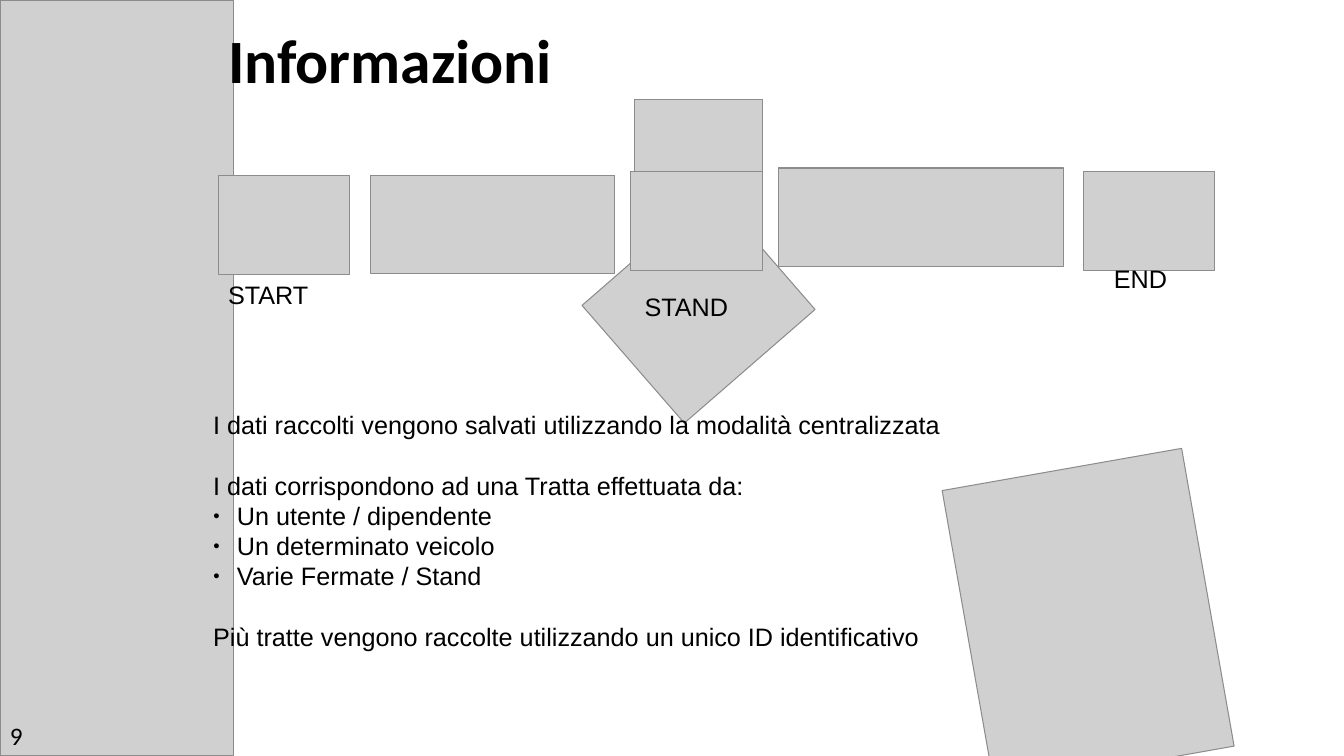
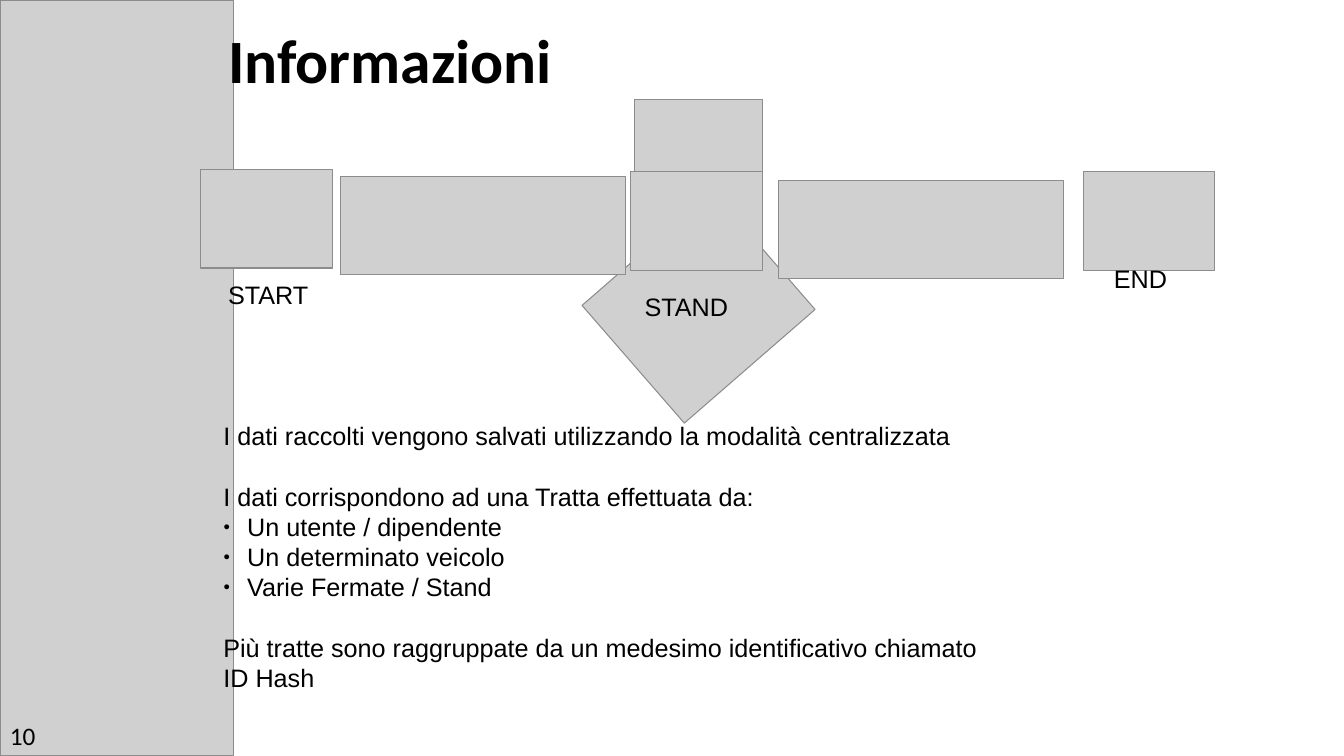
Before and after one commit to MrSecret35/Tesi_Triennale_Blockchain, a slide deck: slide 10 of presentazione_laurea/Presentazione_Laurea.pptx (slide 9 before the commit). Drawn at 1344x756 pixels with LibreOffice and Linux fonts; fonts in the diff are those of the drawing; grey boxes stand for pictures. Boxes give left, top, right and bottom in pixels: in the first picture for what was removed or moved away, otherwise in the second. Text is boxed around its words. In the diff, an @@ line names an element or a change of style, - is before the commit and + after.

```diff
--- a/presentazione_laurea/Presentazione_Laurea.pptx
+++ b/presentazione_laurea/Presentazione_Laurea.pptx
@@ picture: place and size @@
-picture at (219,176,350,275)
+picture at (201,169,332,268)
@@ picture: place and size @@
-picture at (370,175,615,273)
+picture at (340,176,625,274)
@@ picture: place and size @@
-picture at (778,168,1064,266)
+picture at (778,180,1064,278)
@@ text "I dati raccolti vengono salvati ...": place and size @@
-text "I dati raccolti vengono salvati ..." at (213,414,939,652)
+text "I dati raccolti vengono salvati ..." at (223,426,976,693)
@@ picture removed at (943,449,1235,756) @@
@@ text at (223,637,976,693): text changed @@
-Più tratte vengono raccolte utilizzando un unico ID identificativo
+Più tratte sono raggruppate da un medesimo identificativo chiamato ID Hash
@@ text at (10,728,36,745): text changed @@
-9
+10
```
Also in this commit, not shown: 15 other slides changed, 4 slides added, 2 slides removed, 8 other files.
